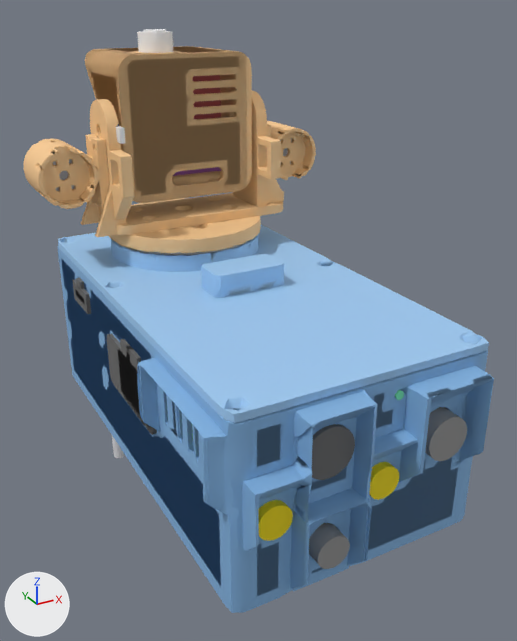
An edit to the glTF model simulator3d/inhalte/gehaeuse/gehaeuse.glb, drawn before and after from the same camera.
Camera for both pictures: a 50 mm lens placed at (-0.121, -0.289, 0.046), pointed at (0.006, -0.057, -0.07). Every picture has the same lights, and +X, +Y and +Z are marked at lower left. The picture after the commit comes second.

In view in the first picture: 'arm2', 'buttons', 'head', 'jacks', 'lamp1', 'lamp2', 'lid', 'plug52', 'resplug', 'tub', 'tub52', 'turntable', 'yoke' and 14 more.
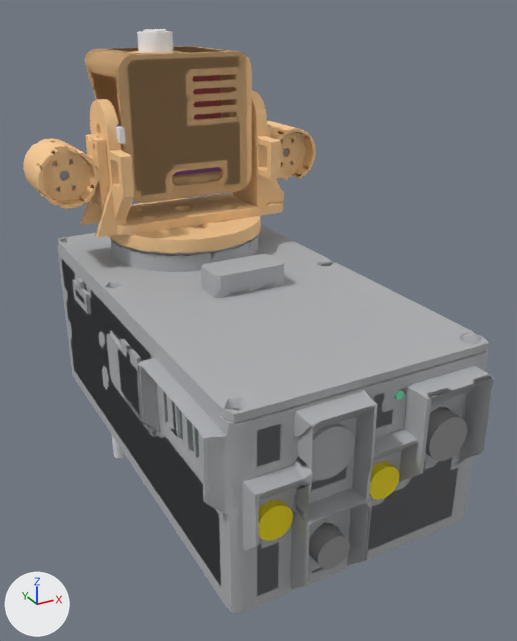
What differs and where, as boxes [x1, y1, x2, y2] in the pictures (517 x 641 px):
'lid', recoloured (blue to grey)
    both: [58, 225, 489, 423]
'tub52', recoloured (blue to grey)
    both: [57, 246, 494, 613]
'tub', recoloured (blue to grey)
    both: [58, 252, 494, 613]
'resplug', recoloured (dark grey to grey)
    both: [312, 424, 355, 480]
'plug52', recoloured (dark grey to grey)
    both: [107, 334, 157, 435]

The change, as a list of edits to the scene's bpy script:
```text
Change mat_tub:
    mat_tub.base_color: (0.227, 0.451, 0.749) -> (0.427, 0.439, 0.455)  # blue #83b3e0 -> grey #afb1b4
Change mat_lid:
    mat_lid.base_color: (0.349, 0.6, 0.902) -> (0.427, 0.439, 0.455)  # blue #9fcbf4 -> grey #afb1b4
Change mat_tub52:
    mat_tub52.base_color: (0.227, 0.451, 0.749) -> (0.427, 0.439, 0.455)  # blue #83b3e0 -> grey #afb1b4
Change mat_plug52:
    mat_plug52.base_color: (0.149, 0.149, 0.149) -> (0.427, 0.439, 0.455)  # dark grey #6c6c6c -> grey #afb1b4
Change mat_resplug:
    mat_resplug.base_color: (0.149, 0.149, 0.149) -> (0.427, 0.439, 0.455)  # dark grey #6c6c6c -> grey #afb1b4
```
